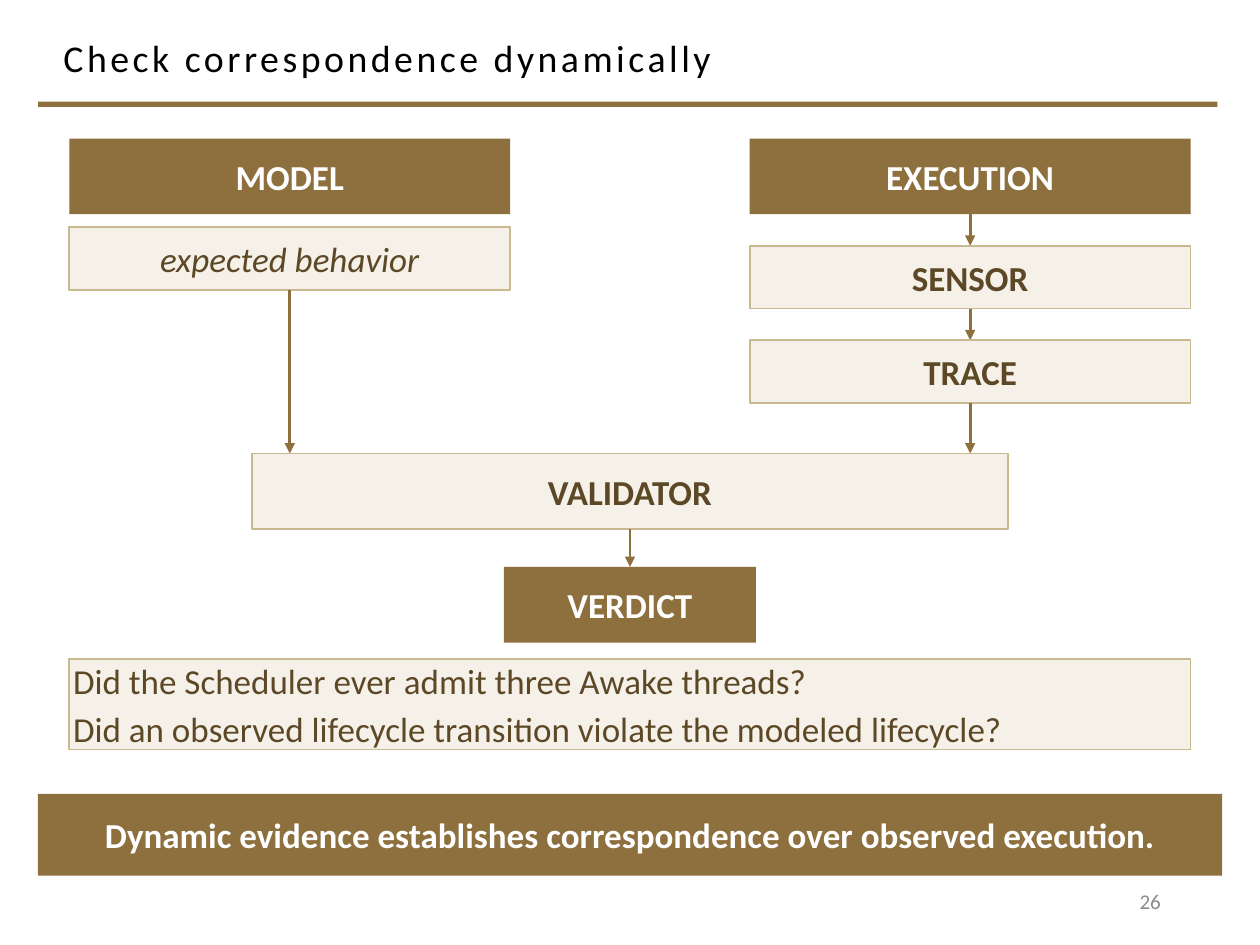
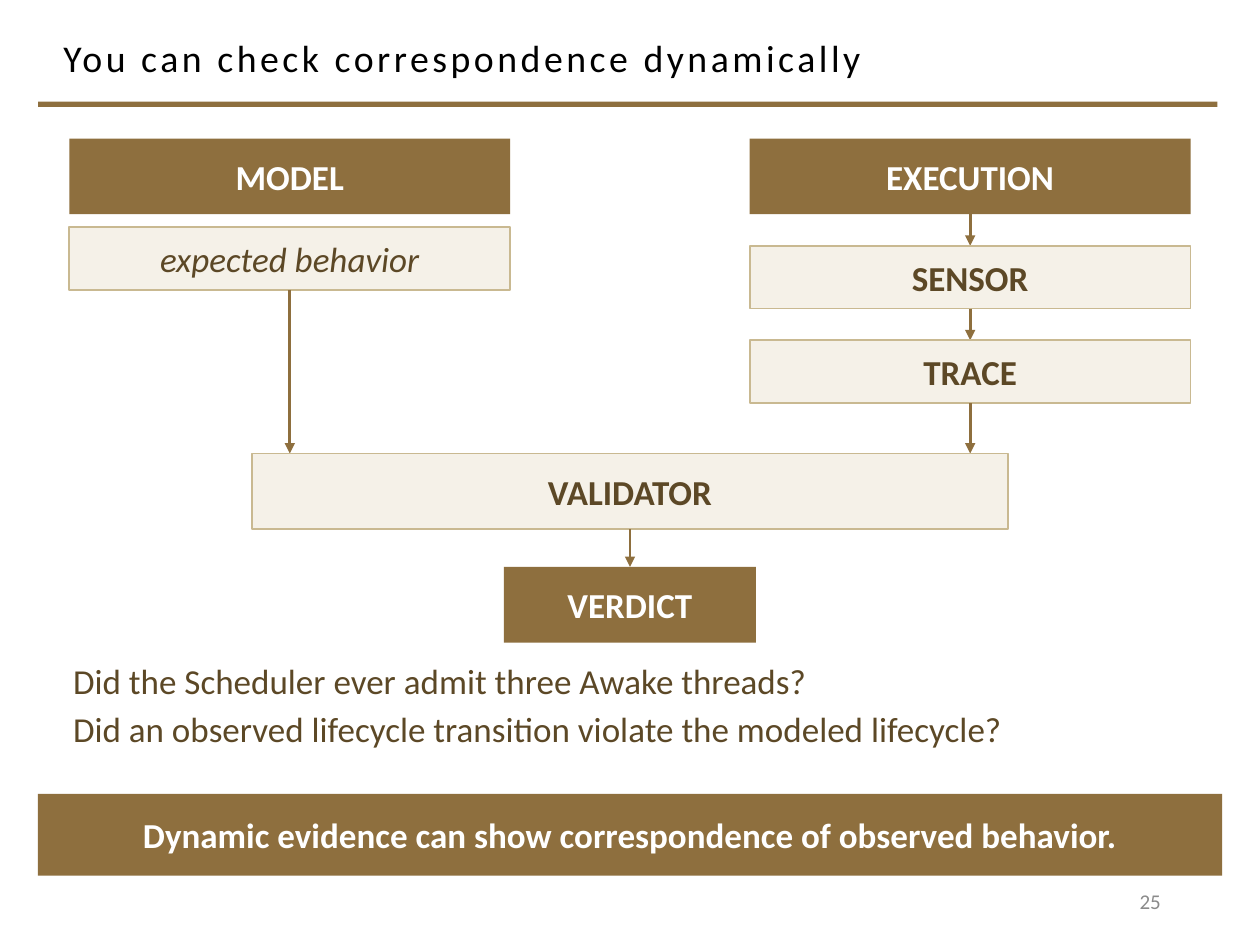
Before and after one commit to davisjam/model-based-agentic-software-engineering, a slide deck: slide 25 of course/lectures/act-2-delegation-and-control/03-alignment/2-3-Alignment.pptx (slide 26 before the commit). Drawn at 1260x945 pixels with LibreOffice and Linux fonts; fonts in the diff are those of the drawing; background and template pictures are left out. Boxes give left, top, right and bottom in pixels: in the first picture for what was removed or moved away, otherwise in the second. Text is boxed around its words. In the diff, an @@ line names an element or a change of style, - is before the commit and + after.

```diff
--- a/course/lectures/act-2-delegation-and-control/03-alignment/2-3-Alignment.pptx
+++ b/course/lectures/act-2-delegation-and-control/03-alignment/2-3-Alignment.pptx
@@ title at (x1=63, y1=45, x2=861, y2=78): text changed @@
-Check correspondence dynamically
+You can check correspondence dynamically
@@ text "Did the Scheduler ever admit ..." moved from (x1=69, y1=659, x2=1191, y2=750) to (x1=73, y1=669, x2=1001, y2=748) @@
@@ text "Did the Scheduler ever admit ..." at (x1=73, y1=669, x2=1001, y2=748): fill #F5F1E8 to none; outline #C9B991 1 pt to none @@
@@ text in rectangle at (x1=143, y1=823, x2=1116, y2=854): text changed @@
-Dynamic evidence establishes correspondence over observed execution.
+Dynamic evidence can show correspondence of observed behavior.
@@ page number at (x1=1140, y1=895, x2=1161, y2=909): text changed @@
-26
+25
```
Also in this commit, not shown: 22 other slides changed, 1 slide removed, 1 other file.
